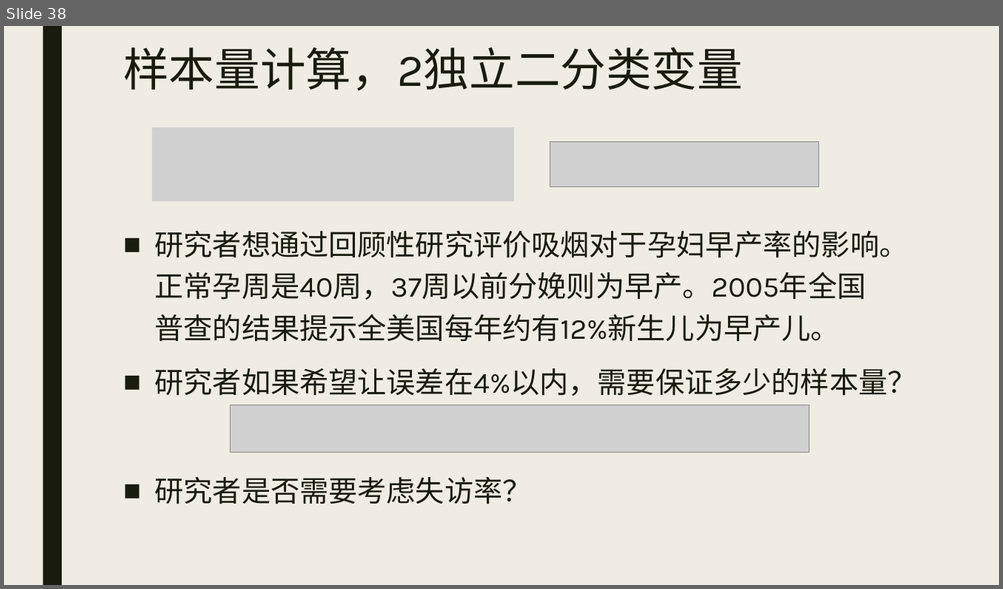
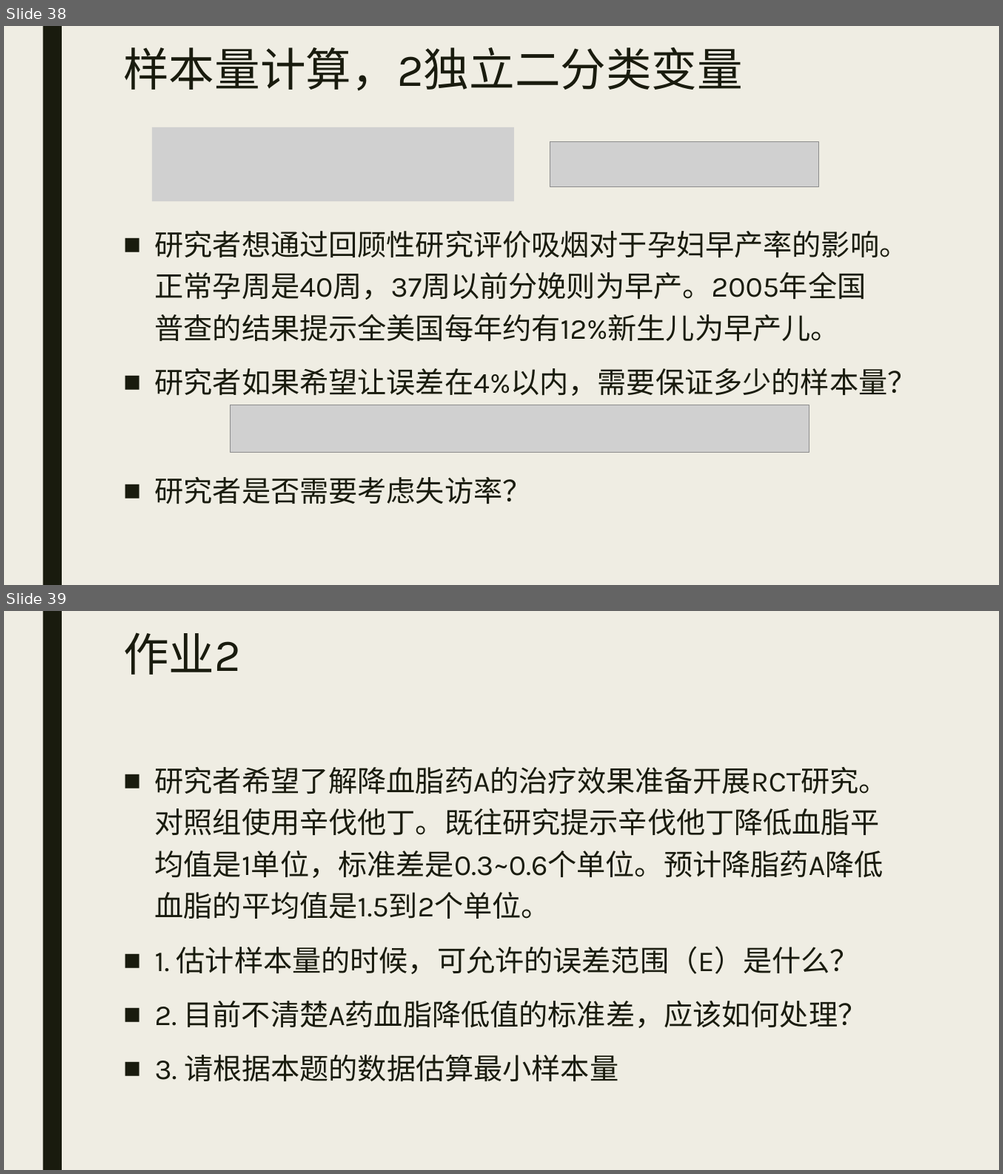
Before and after one commit to beneon/medstat, a slide deck: lect-6/二分变量的检验以及样本量估计.pptx. Shown one above the other, each under a label of ours: slide 38 before the commit, slides 38 and 39 after it. The pictures are 1003x589 and 1003x1174 pixels, drawn with LibreOffice and Linux fonts; fonts in the diff are those of the drawing; grey boxes stand for pictures. Boxes give left, top, right and bottom in pixels: in the first picture for what was removed or moved away, otherwise in the second. Text is boxed around its words. In the diff, an @@ line names an element or a change of style, - is before the commit and + after.

```diff
--- a/lect-6/二分变量的检验以及样本量估计.pptx
+++ b/lect-6/二分变量的检验以及样本量估计.pptx
@@ slide 39 added at (4, 611, 999, 1170), background #EFEDE3; not listed: 1 template element that a slide beside it also shows @@
@@ title added at (123, 632, 241, 675), 44 pt, text #191B0E @@
+作业2
@@ text added at (155, 767, 888, 1082), 28 pt, text #191B0E @@
+■ 研究者希望了解降血脂药A的治疗效果准备开展RCT研究。对照组使用辛伐他丁。既往研究提示辛伐他丁降低血脂平均值是1单位，标准差是0.3~0.6个单位。预计降脂药A降低血脂的平均值是1.5到2个单位。
+■ 1. 估计样本量的时候，可允许的误差范围（E）是什么？
+■ 2. 目前不清楚A药血脂降低值的标准差，应该如何处理？
+■ 3. 请根据本题的数据估算最小样本量
```
Also in this commit, not shown: 1 slide changed, 20 other files.
